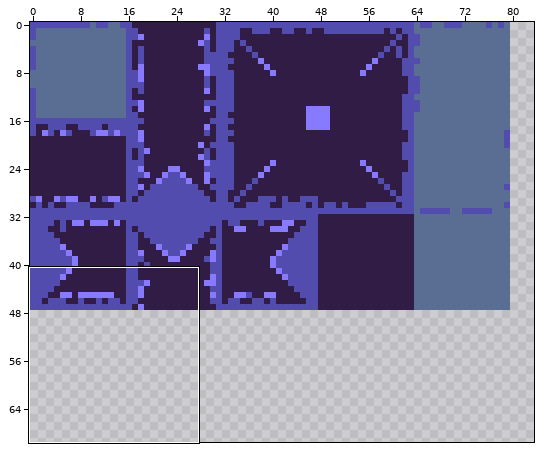
One commit to this sprite sheet: Assets/Art/Sprites/Tiles.png. Above: a wide view before the commit, with the close-up outlined.
Close-up. As it was:
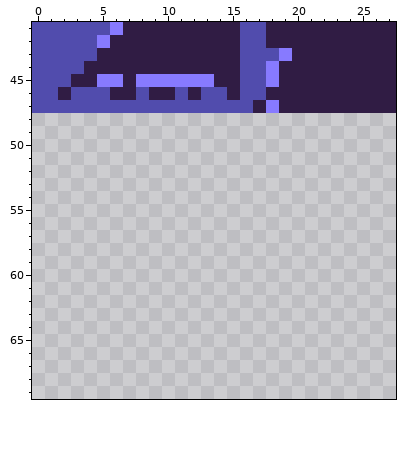
The file is 128x128 pixels. Shown: x 0..27, y 41..69. The wide view leaves out empty margins.
The result:
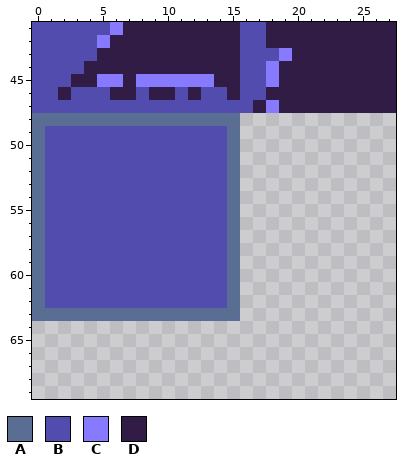
Palette (. is transparent): A #5a6e93  B #514cad  C #877aff  D #301c44
Difference:
The edit adds colour A in row 48 at x 0 to 15; in rows 49 to 62 at x 0 and 15; in row 63 at x 0 to 15.
The edit adds colour B in rows 49 to 62 at x 1 to 14.
Where, in picture pixels (left, top, right, bottom), the same in both close-ups:
added: (32, 113, 240, 321)
